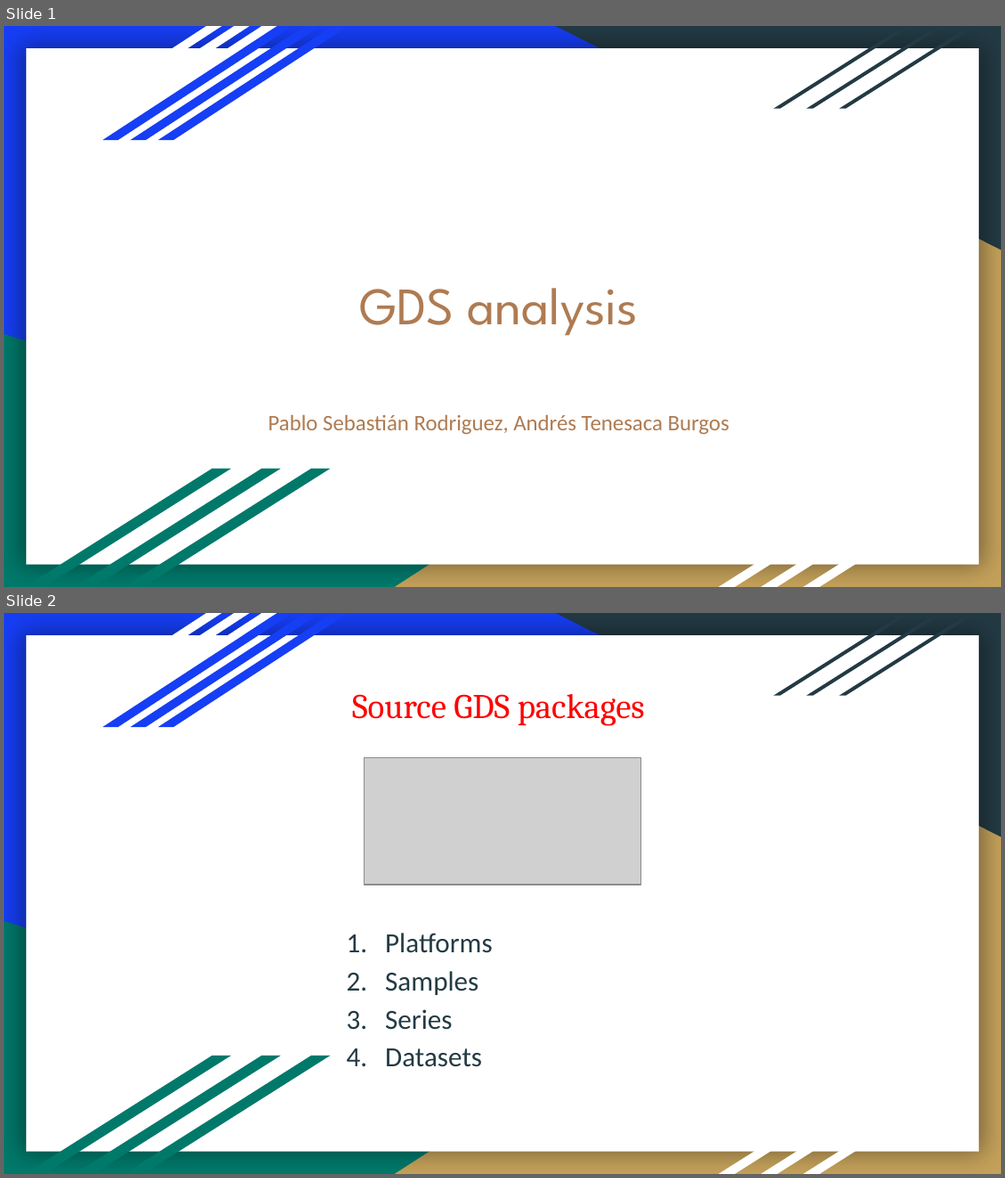
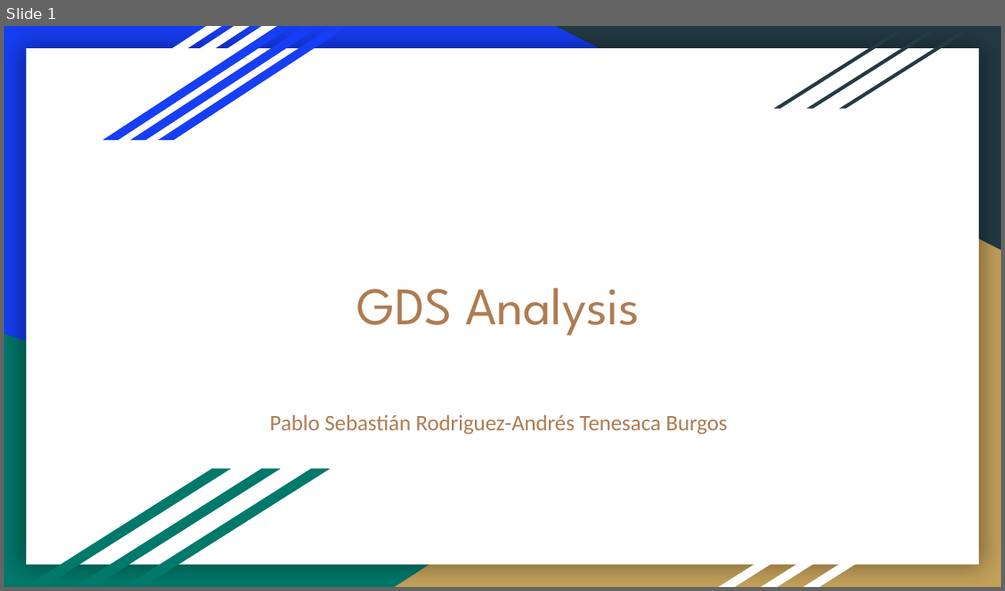
Before and after one commit to atenesaca/M12_Project, a slide deck: presentation/GDS presentation.pptx. Shown one above the other, each under a label of ours: slides 1 and 2 before the commit, slide 1 after it. The pictures are 1005x1178 and 1005x591 pixels, drawn with LibreOffice and Linux fonts; fonts in the diff are those of the drawing; grey boxes stand for pictures. Boxes give left, top, right and bottom in pixels: in the first picture for what was removed or moved away, otherwise in the second. Text is boxed around its words. In the diff, an @@ line names an element or a change of style, - is before the commit and + after.

```diff
--- a/presentation/GDS presentation.pptx
+++ b/presentation/GDS presentation.pptx
@@ slide 2 removed at [4,613,1001,1174], background #163EF5; not listed: 19 template elements that a slide beside it also shows @@
@@ text removed at [352,694,645,726] @@
-Source GDS packages
@@ picture removed at [364,757,640,884] @@
@@ text removed at [385,933,493,1067] @@
-1. Platforms
-2. Samples
-3. Series
-4. Datasets
@@ slide 1 changed as well @@
@@ title at [357,288,639,336]: text changed @@
-GDS analysis
+GDS Analysis
@@ subtitle at [270,414,728,435]: text changed @@
-Pablo Sebastián Rodriguez, Andrés Tenesaca Burgos
+Pablo Sebastián Rodriguez-Andrés Tenesaca Burgos
```
Also in this commit, not shown: 1 other slide changed, 8 slides added, 8 other slides removed, 3 other files.
